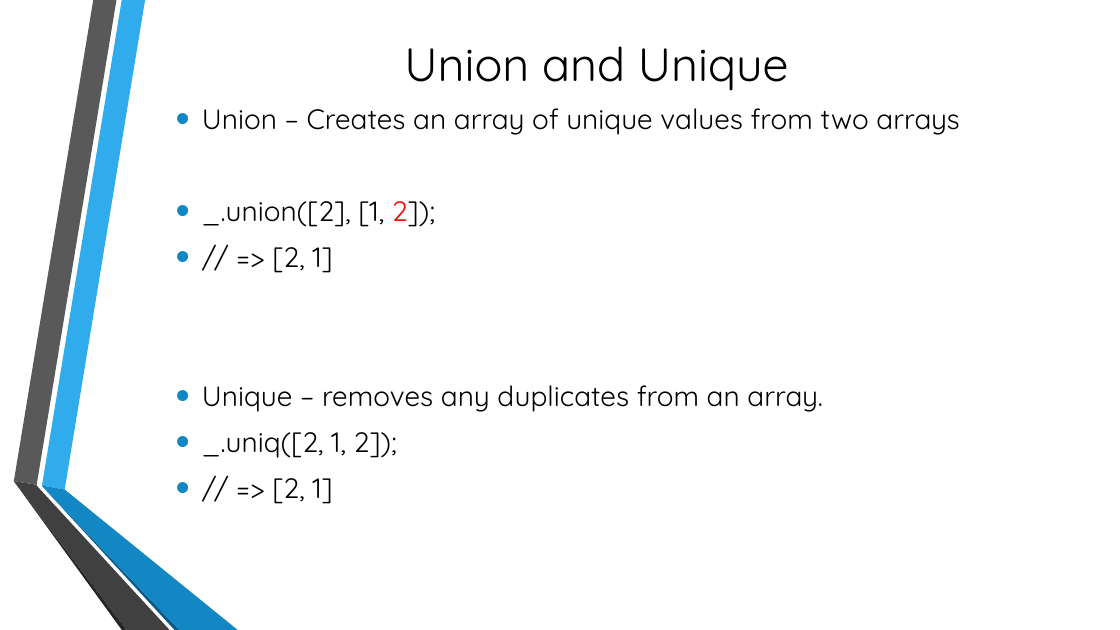
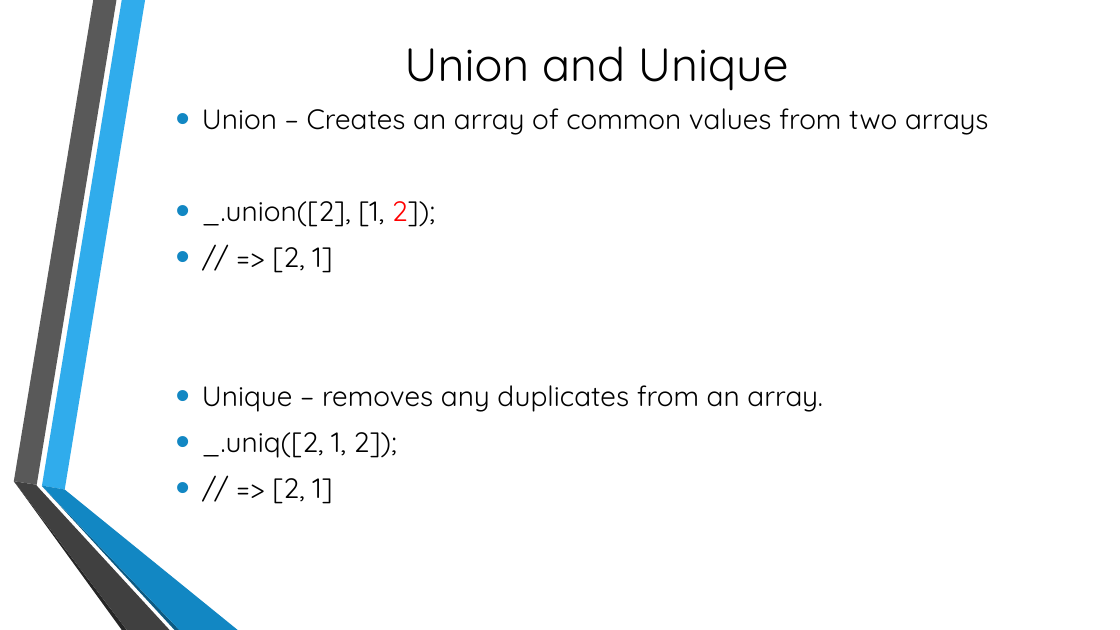
Before and after one commit to KostaProsenikov/lodash, a slide deck: slide 17 of Lodash.pptx. Drawn at 1120x630 pixels with LibreOffice and Linux fonts; fonts in the diff are those of the drawing; background and template pictures are left out. Boxes give left, top, right and bottom in pixels: in the first picture for what was removed or moved away, otherwise in the second. Text is boxed around its words. In the diff, an @@ line names an element or a change of style, - is before the commit and + after.

```diff
--- a/Lodash.pptx
+++ b/Lodash.pptx
@@ text at [202, 108, 988, 135]: text changed @@
-• Union – Creates an array of unique values from two arrays
+• Union – Creates an array of common values from two arrays
```
Also in this commit, not shown: 1 other slide changed, 2 other files.
